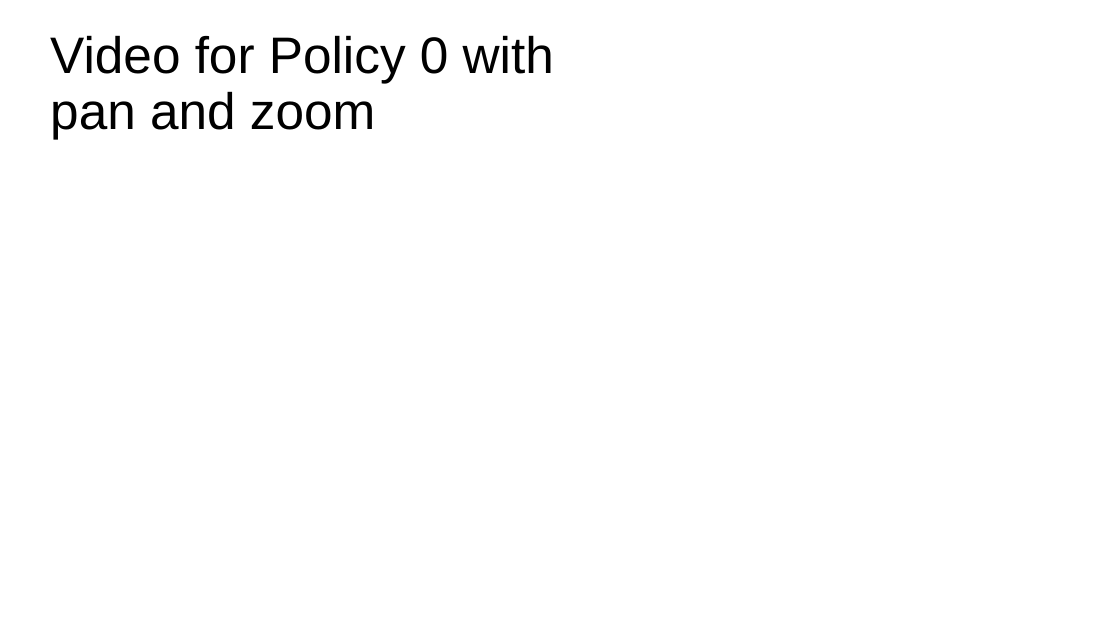
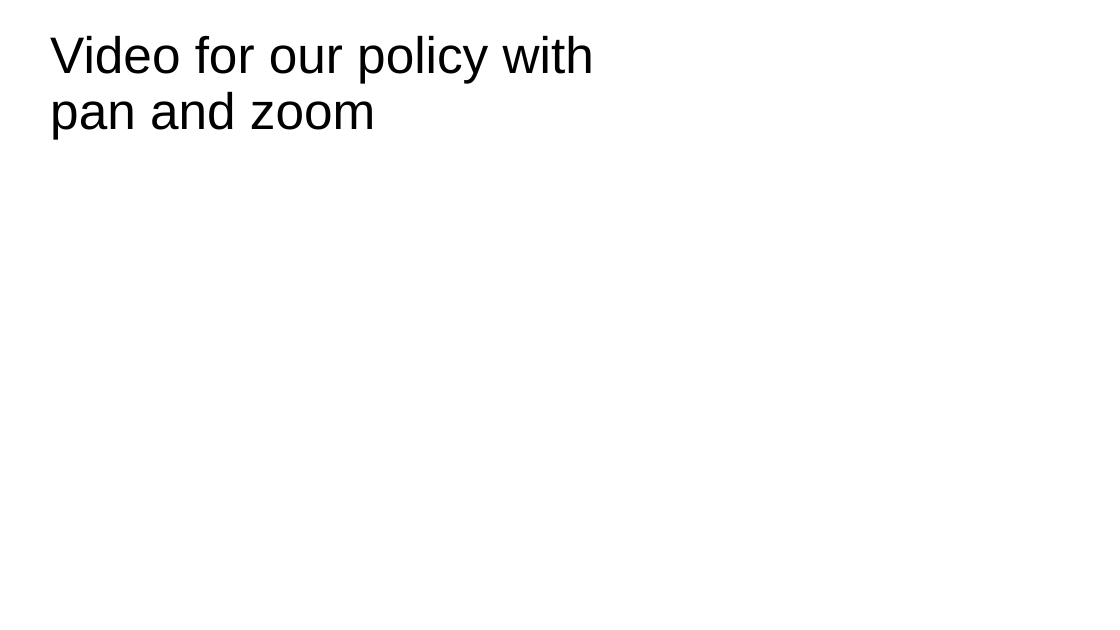
Before and after one commit to adfayed/aim_ros, a slide deck: slide 3 of Final Project Presentation.odp. Drawn at 1120x630 pixels with LibreOffice and Linux fonts; fonts in the diff are those of the drawing. Boxes give left, top, right and bottom in pixels: in the first picture for what was removed or moved away, otherwise in the second. Text is boxed around its words. In the diff, an @@ line names an element or a change of style, - is before the commit and + after.

```diff
--- a/Final Project Presentation.odp
+++ b/Final Project Presentation.odp
@@ text at <box>50,35,594,139</box>: text changed @@
-Video for Policy 0 with pan and zoom
+Video for our policy with pan and zoom
```
Also in this commit, not shown: 3 other slides changed, 1 other file.
